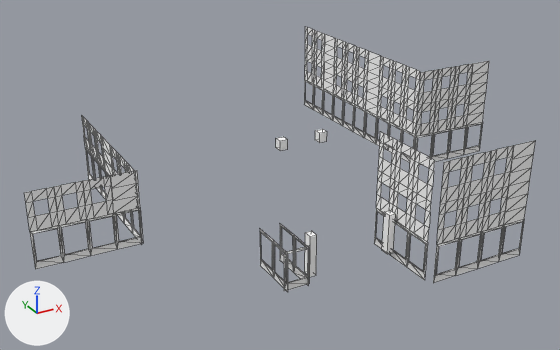
Renders of the OBJ model Games/GuruttoWorld/Assets/Models/StreetJourney/Baked/Block-1-7.obj from each side of a commit.
One viewpoint serves both versions: a 50 mm lens placed at (-21.8, -5.0, 28.2), pointed at (7.1, 47.7, 1.9). Arrows for +X, +Y and +Z are at lower left; the lights stay in place. The older version comes first. Mesh edges are drawn as thin lines. Where no turn or scale is listed for an object, it has been applied to the vertices. Vertices at exactly the same position are counted once.

Objects in the first picture: 'Block-1-7'.
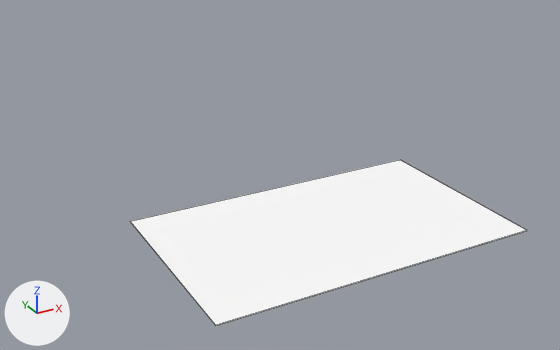
What differs and where, as boxes (x1, y1, x2, y2) in the pictures (560 x 350 px):
'Block-1-7', reshaped (22% narrower, 37% shorter): before (24, 26, 536, 292); after (130, 160, 527, 326)
part 1 of me_block_1_7, added: after (130, 160, 527, 326)
part 2 of me_block_1_7, deleted: before (304, 26, 420, 163)
part 3 of me_block_1_7, deleted: before (82, 116, 141, 242)
part 4 of me_block_1_7, deleted: before (415, 61, 489, 165)
part 5 of me_block_1_7, deleted: before (433, 140, 536, 283)
part 6 of me_block_1_7, deleted: before (374, 132, 435, 280)
part 7 of me_block_1_7, deleted: before (24, 170, 143, 269)
part 8 of me_block_1_7, deleted: before (280, 224, 309, 285)
part 9 of me_block_1_7, deleted: before (260, 229, 288, 292)
part 10 of me_block_1_7, deleted: before (284, 245, 310, 291)
part 11 of me_block_1_7, deleted: before (382, 210, 396, 254)
part 12 of me_block_1_7, deleted: before (315, 129, 327, 143)
part 13 of me_block_1_7, deleted: before (305, 231, 317, 277)
part 14 of me_block_1_7, deleted: before (276, 137, 288, 151)

Patch to the scene script:
```diff
--- a/Games/GuruttoWorld/Assets/Models/StreetJourney/Baked/Block-1-7.obj.py
+++ b/Games/GuruttoWorld/Assets/Models/StreetJourney/Baked/Block-1-7.obj.py
@@ me_block_1_7 @@
 # used by ob_block_1_7; location = (0.0, 0.0, 0.0)
-me_block_1_7.from_pydata(...)  # 1005 vertices, 1364 faces; spans x -14.0..29.0, y 30.1..67.5, z 0.0..9.0
+me_block_1_7.from_pydata(...)  # 8 vertices, 6 faces; spans x -6.0..20.0, y 32.0..48.0, z 0.6
+# me_block_1_7 part 1: a new loose piece, a box spanning x -6.0..20.0, y 32.0..48.0, z 0.56..0.59, in mat_white (white #ffffff)
+# me_block_1_7 part 2: the loose piece of 316 vertices spanning x 21.1..21.2, y 47.5..67.5, z 0.0..9.0 is deleted
+# me_block_1_7 part 3: the loose piece of 156 vertices spanning x -6.2..-6.1, y 45.0..59.0, z 0.0..6.0 is deleted
+# me_block_1_7 part 4: the loose piece of 126 vertices spanning x 21.0..29.0, y 47.1..47.2, z 0.0..9.0 is deleted
+# me_block_1_7 part 5: the loose piece of 126 vertices spanning x 9.5..17.5, y 30.1..30.2, z 0.0..9.0 is deleted
+# me_block_1_7 part 6: the loose piece of 106 vertices spanning x 9.1..9.2, y 30.8..36.8, z 0.0..9.0 is deleted
+# me_block_1_7 part 7: the loose piece of 87 vertices spanning x -14.0..-6.0, y 45.1..45.2, z 0.0..6.0 is deleted
+# me_block_1_7 part 8: the loose piece of 22 vertices spanning x 1.8..1.9, y 34.0..38.0, z 0.0..3.0 is deleted
+# me_block_1_7 part 9: the loose piece of 22 vertices spanning x 0.1..0.2, y 34.0..38.0, z 0.0..3.0 is deleted
+# me_block_1_7 part 10: the loose piece of 12 vertices spanning x 0.0..2.0, y 34.1..34.2, z 0.0..3.0 is deleted
+# me_block_1_7 part 11: the loose piece of 8 vertices spanning x 8.5..9.0, y 34.2..34.8, z 0.6..3.7 is deleted
+# me_block_1_7 part 12: the loose piece of 8 vertices spanning x 15.8..16.6, y 55.4..56.2, z 0.5..1.5 is deleted
+# me_block_1_7 part 13: the loose piece of 8 vertices spanning x 2.0..2.5, y 34.2..34.8, z 0.6..3.7 is deleted
+# me_block_1_7 part 14: the loose piece of 8 vertices spanning x 11.4..12.2, y 55.4..56.2, z 0.5..1.5 is deleted
 me_block_1_7.materials.append(mat_white)
```
